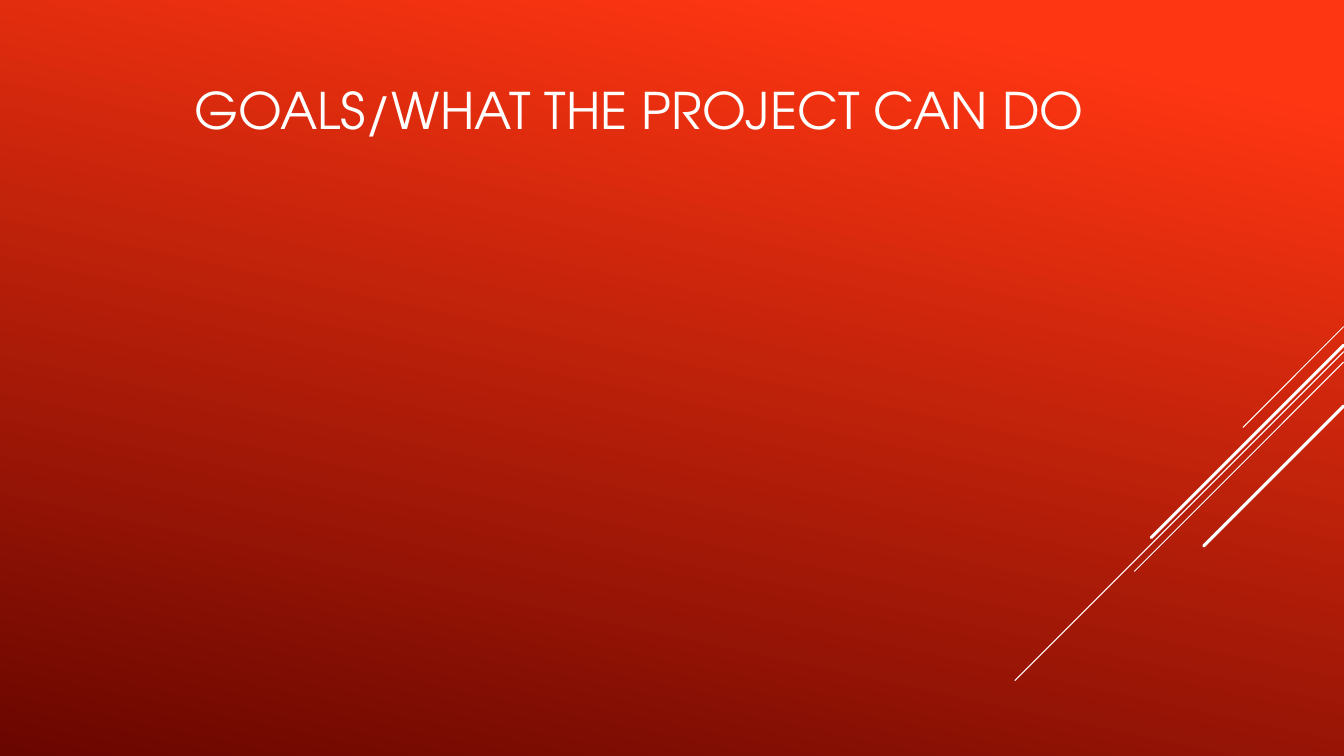
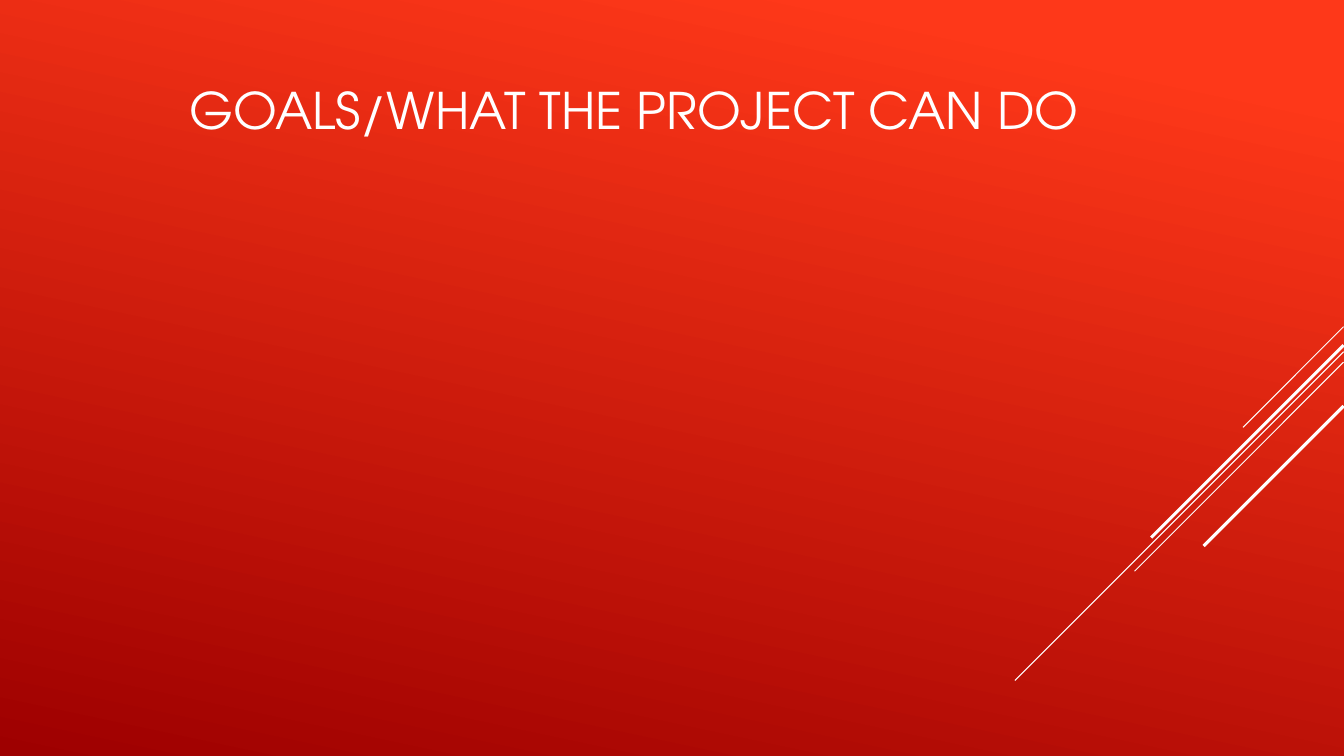
Before and after one commit to tajaniz95/WebProgrammingProjects, a slide deck: slide 3 of Project4/Online virtual agent.pptx. Drawn at 1344x756 pixels with LibreOffice and Linux fonts; fonts in the diff are those of the drawing. Boxes give left, top, right and bottom in pixels: in the first picture for what was removed or moved away, otherwise in the second. Text is boxed around its words. In the diff, an @@ line names an element or a change of style, - is before the commit and + after.

```diff
--- a/Project4/Online virtual agent.pptx
+++ b/Project4/Online virtual agent.pptx
@@ background gradient #FF3712 to #6A0600 to gradient #FE3819 to #9E0000 @@
@@ title "GOALS/WHAT THE PROJECT CAN DO" at (190,91,1078,137): indent changed @@
```
Also in this commit, not shown: 9 other slides changed, 1 slide added, 2 slides removed, 31 other files.
